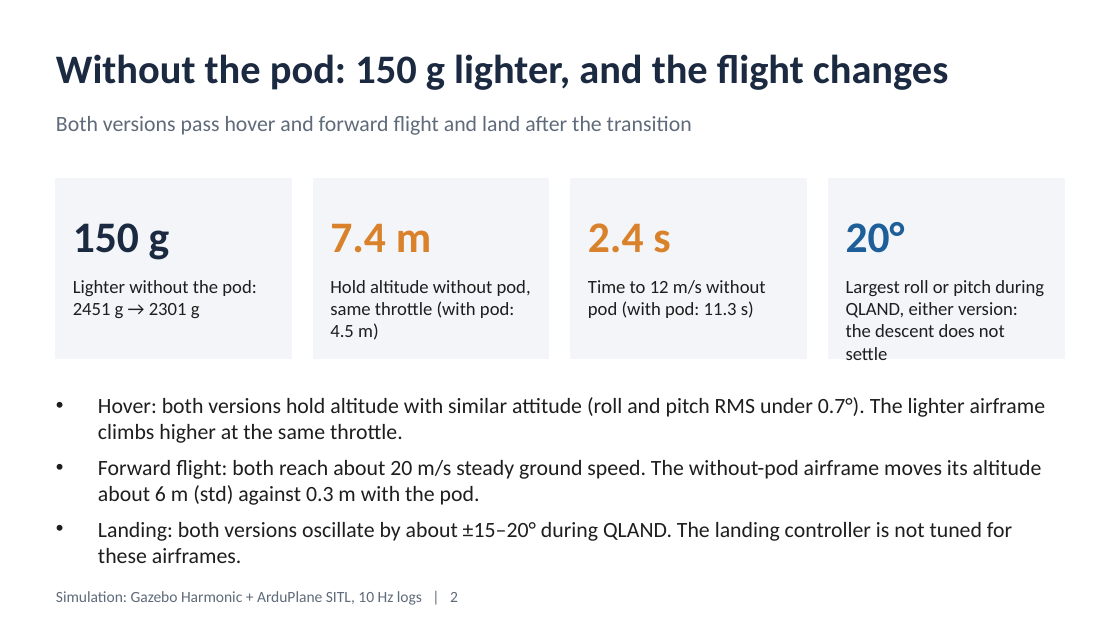
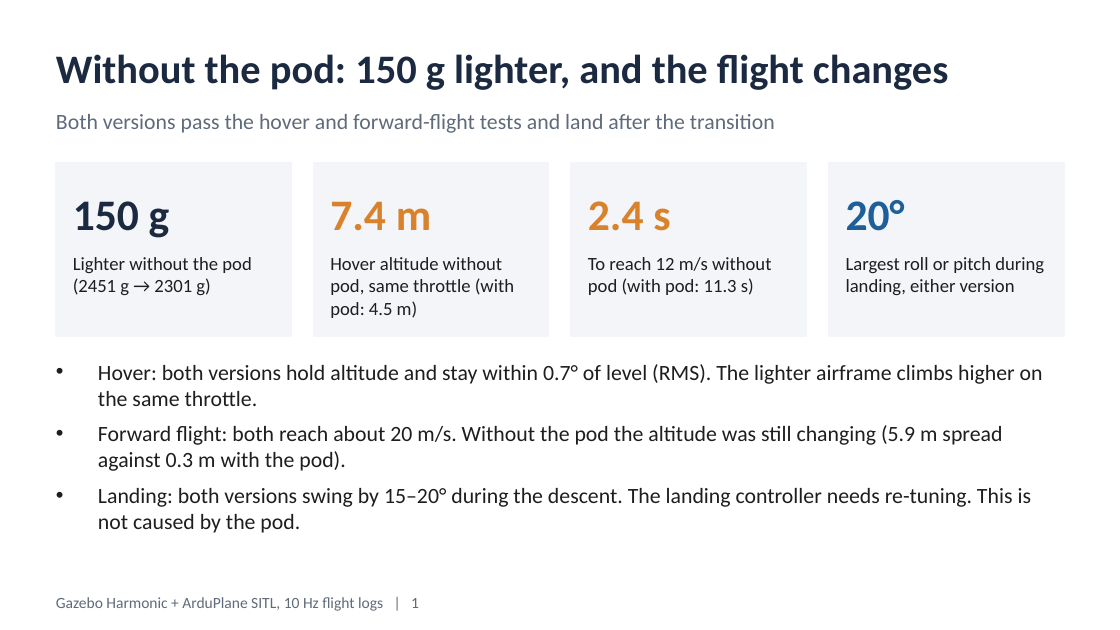
Before and after one commit to nimit0506/StallionAutomation, a slide deck: slide 2 of docs/Stallion_V2_Pod_vs_NoPod_Flight_Dynamics.pptx. Drawn at 1120x630 pixels with LibreOffice and Linux fonts; fonts in the diff are those of the drawing. Boxes give left, top, right and bottom in pixels: in the first picture for what was removed or moved away, otherwise in the second. Text is boxed around its words. In the diff, an @@ line names an element or a change of style, - is before the commit and + after.

```diff
--- a/docs/Stallion_V2_Pod_vs_NoPod_Flight_Dynamics.pptx
+++ b/docs/Stallion_V2_Pod_vs_NoPod_Flight_Dynamics.pptx
@@ text at [56,114,775,133]: text changed @@
-Both versions pass hover and forward flight and land after the transition
+Both versions pass the hover and forward-flight tests and land after the transition
@@ rectangle: place and size @@
-rectangle at [56,179,291,358]
+rectangle at [56,162,291,336]
@@ rectangle: place and size @@
-rectangle at [314,179,549,358]
+rectangle at [314,162,549,336]
@@ rectangle: place and size @@
-rectangle at [571,179,806,358]
+rectangle at [571,162,806,336]
@@ rectangle: place and size @@
-rectangle at [829,179,1064,358]
+rectangle at [829,162,1064,336]
@@ 4 texts: place and size @@
-4 texts at [73,222,905,260]
+4 texts at [73,200,905,238]
@@ text at [73,257,251,295]: text changed @@
-Lighter without the pod: 2451 g → 2301 g
+Lighter without the pod (2451 g → 2301 g)
@@ text at [330,257,514,318]: text changed @@
-Hold altitude without pod, same throttle (with pod: 4.5 m)
+Hover altitude without pod, same throttle (with pod: 4.5 m)
@@ text at [588,257,771,295]: text changed @@
-Time to 12 m/s without pod (with pod: 11.3 s)
+To reach 12 m/s without pod (with pod: 11.3 s)
@@ text at [846,257,1044,295]: text changed @@
-Largest roll or pitch during QLAND, either version: the descent does not settle
+Largest roll or pitch during landing, either version
@@ text at [98,364,1043,533]: text changed @@
-• Hover: both versions hold altitude with similar attitude (roll and pitch RMS under 0.7°). The lighter airframe climbs higher at the same throttle.
-• Forward flight: both reach about 20 m/s steady ground speed. The without-pod airframe moves its altitude about 6 m (std) against 0.3 m with the pod.
-• Landing: both versions oscillate by about ±15–20° during QLAND. The landing controller is not tuned for these airframes.
+• Hover: both versions hold altitude and stay within 0.7° of level (RMS). The lighter airframe climbs higher on the same throttle.
+• Forward flight: both reach about 20 m/s. Without the pod the altitude was still changing (5.9 m spread against 0.3 m with the pod).
+• Landing: both versions swing by 15–20° during the descent. The landing controller needs re-tuning. This is not caused by the pod.
@@ text at [56,597,419,611]: text changed @@
-Simulation: Gazebo Harmonic + ArduPlane SITL, 10 Hz logs | 2
+Gazebo Harmonic + ArduPlane SITL, 10 Hz flight logs | 1
```
Also in this commit, not shown: 11 other slides changed, 3 slides added, 2 slides removed, 1 other file.
